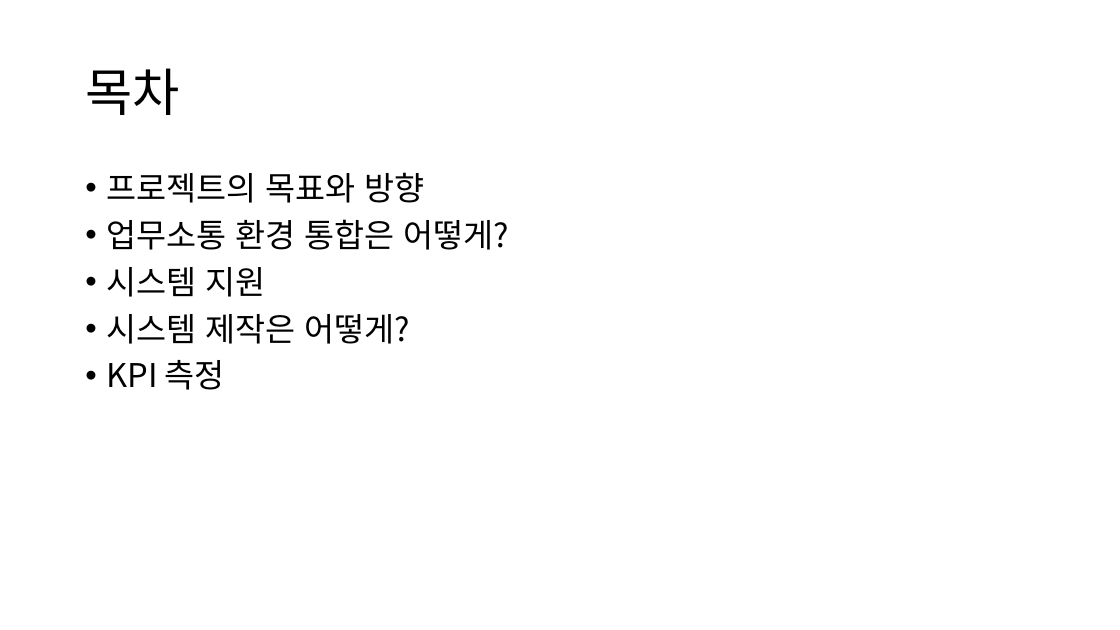
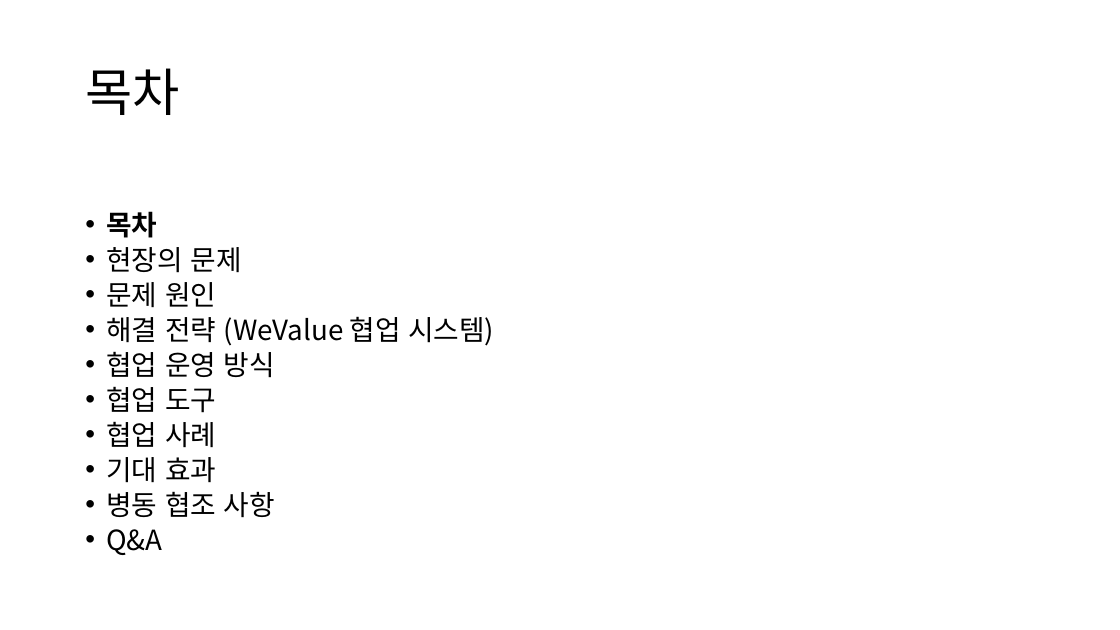
Before and after one commit to SCHCAQI/2026-QI, a slide deck: slide 2 of documents/진료지원간호팀 2026 QI.pptx. Drawn at 1120x630 pixels with LibreOffice and Linux fonts; fonts in the diff are those of the drawing. Boxes give left, top, right and bottom in pixels: in the first picture for what was removed or moved away, otherwise in the second. Text is boxed around its words. In the diff, an @@ line names an element or a change of style, - is before the commit and + after.

```diff
--- a/documents/진료지원간호팀 2026 QI.pptx
+++ b/documents/진료지원간호팀 2026 QI.pptx
@@ text at (106,211,494,555): text changed; size 28 to 23.8 pt @@
-• 프로젝트의 목표와 방향
-• 업무소통 환경 통합은 어떻게?
-• 시스템 지원
-• 시스템 제작은 어떻게?
-• KPI 측정
+• 목차
+• 현장의 문제
+• 문제 원인
+• 해결 전략 (WeValue 협업 시스템)
+• 협업 운영 방식
+• 협업 도구
+• 협업 사례
+• 기대 효과
+• 병동 협조 사항
+• Q&A
```
Also in this commit, not shown: 1 other slide changed, 9 slides added, 10 slides removed, 2 other files.
